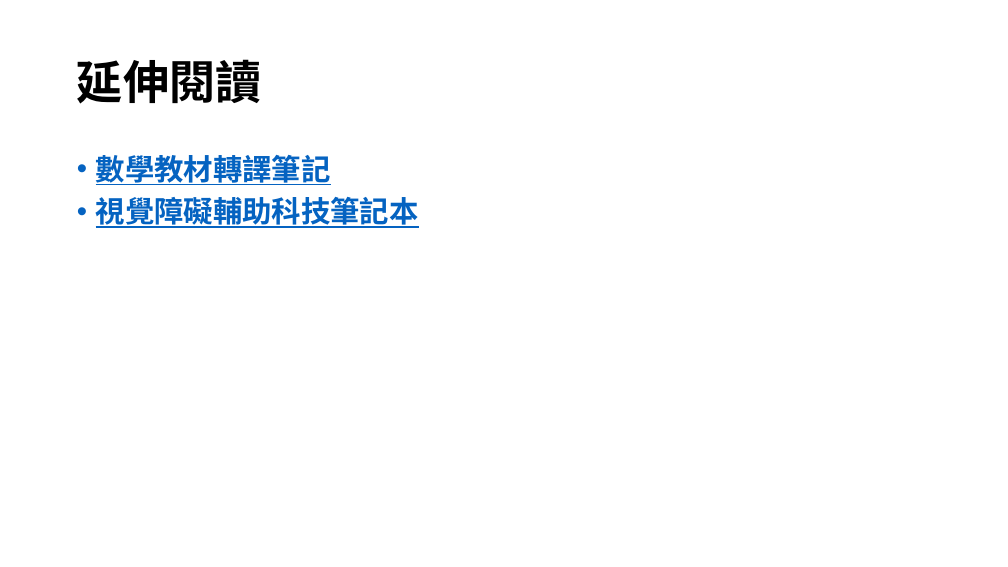
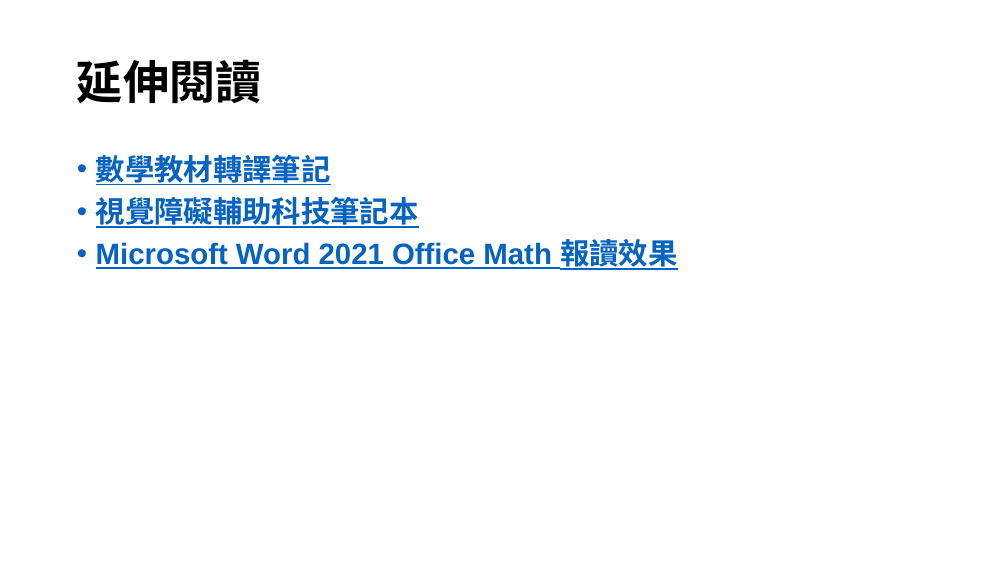
Before and after one commit to huanlin/VisualAids, a slide deck: slide 47 of Seminar/視障輔助教材轉檔研討會/投影片.pptx. Drawn at 1008x567 pixels with LibreOffice and Linux fonts; fonts in the diff are those of the drawing. Boxes give left, top, right and bottom in pixels: in the first picture for what was removed or moved away, otherwise in the second. Text is boxed around its words. In the diff, an @@ line names an element or a change of style, - is before the commit and + after.

```diff
--- a/Seminar/視障輔助教材轉檔研討會/投影片.pptx
+++ b/Seminar/視障輔助教材轉檔研討會/投影片.pptx
@@ text at (x1=96, y1=235, x2=677, y2=273): paragraph added @@
+• Microsoft Word 2021 Office Math 報讀效果
```
Also in this commit, not shown: 1 other slide changed, 7 other files.
